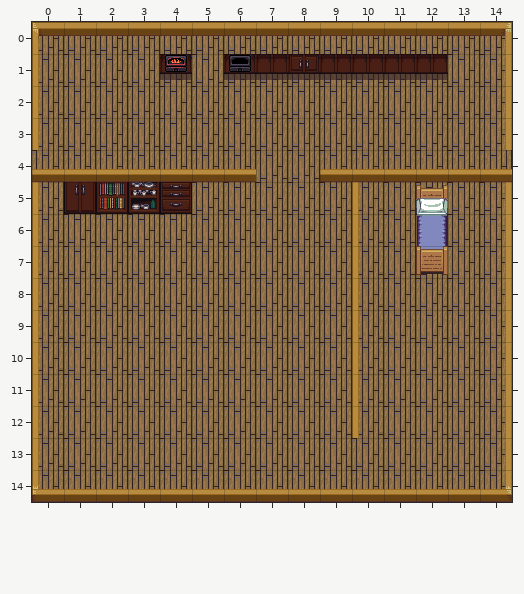
Two versions of a level (Tiled map, Projekt Spieleentwickung/res/spielwelt/tilemaps/level1.tmx). Above: the version before the commit.
Cells are 32x32 px. Shown: x 0..14, y 0..14.
Now the later version:
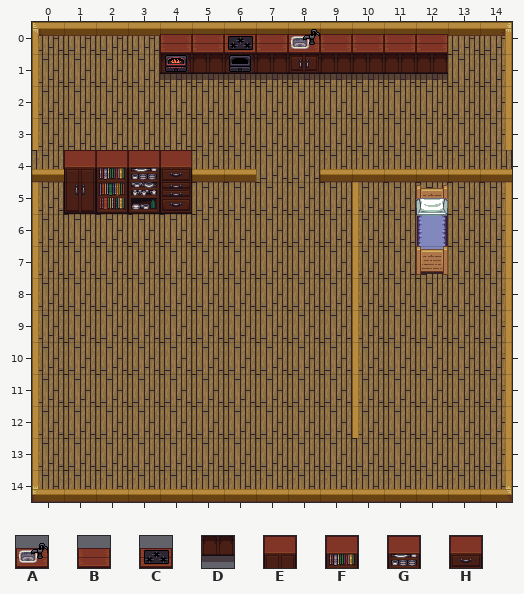
Key: from "interior": A 50, B 51, C 52, D 67, E 96, F 97, G 98, H 99.
_ is an empty cell, . an unchanged one.
Tiles of an added or newly shown layer are drawn over the layers below it.
Change:
--- layer "onTop" (now shown)
@@ x 4..12 @@
- 0 _________
- 1 ._.......
+ 0 BBCBABBBB
+ 1 .D.......
@@ x 1..4 @@
- 4 ____
+ 4 EFGH
